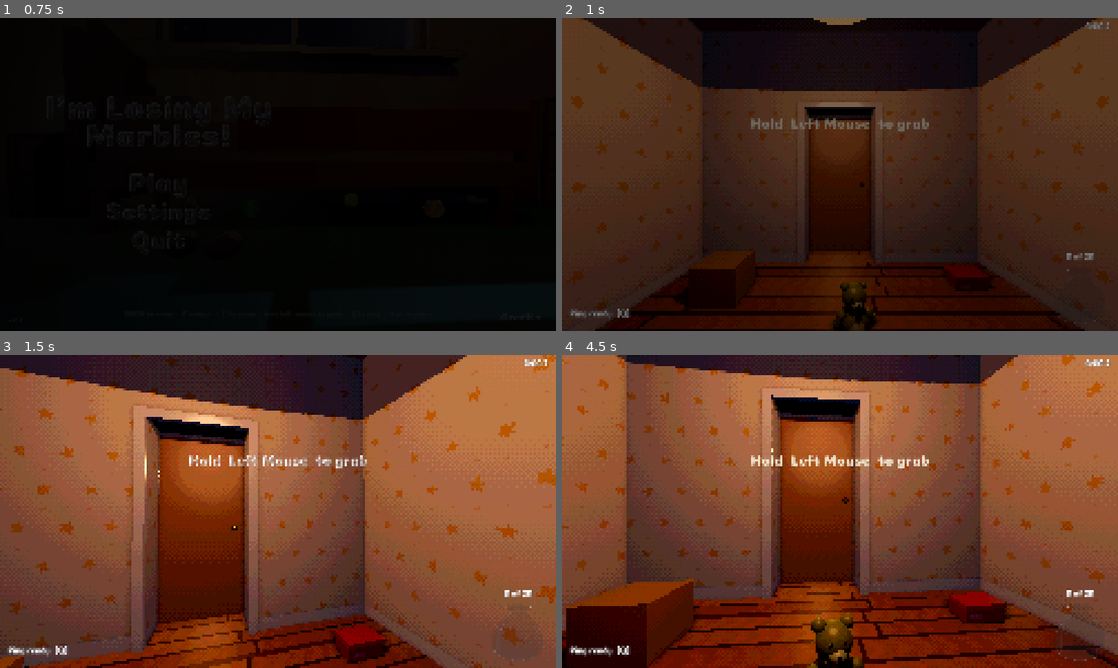
Above: before the commit, frames 1-4 (two rows, left to right).
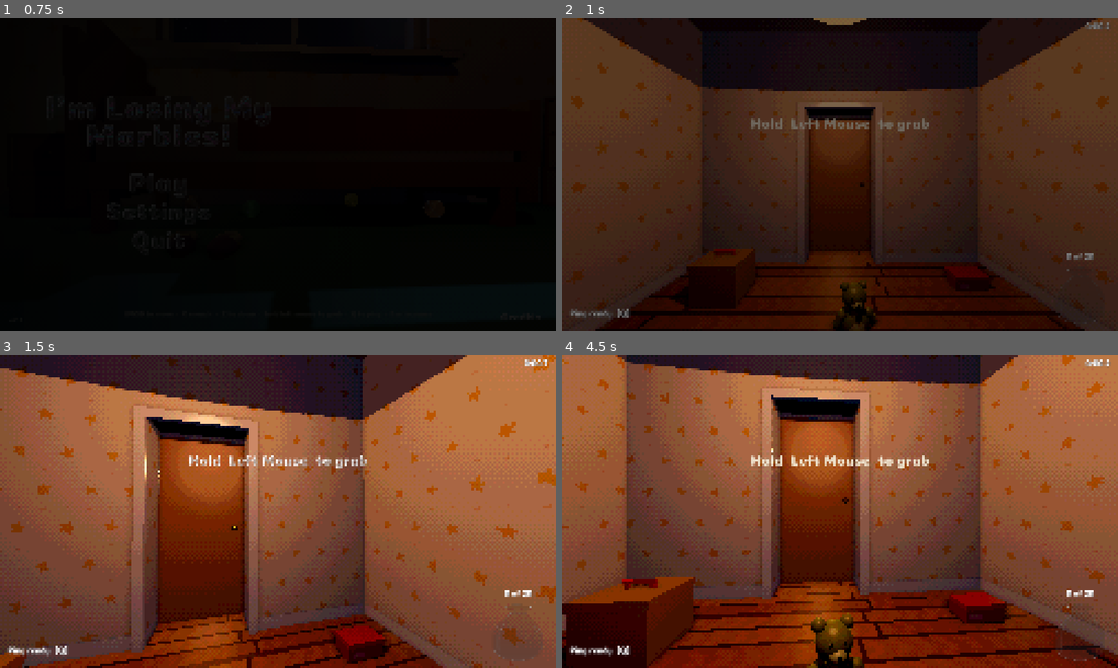
Above: after the commit, the same moments.

Repository: westo27/rummage
Game: Godot game, scene res://scenes/title.tscn
Same seed, same stepped clock (60 frames per second), same inputs: the game is played once before the commit and once after it.
Inputs (mouse positions are in pixels of both pictures, inside the frame that each line leads up to):
- Up to frame 1 (0.75 s): click (155, 183) at 0.5 s
- Up to frame 2 (1 s): no input
- Up to frame 3 (1.5 s): tap Enter at 1.25 s; move the mouse to (305, 511) at 1.27 s; press the mouse at (305, 511) at 1.28 s; hold W (move_forward) from 1.28 s (still down)
- Up to frame 4 (4.5 s): keep holding W (move_forward); tap Shift (run) at 1.55, 2.1, 3.05 s; move the mouse to (812, 511) at 2.02 s; release the mouse at (812, 511) at 2.03 s; click (812, 511) at 2.3 s; move the mouse to (851, 505) at 2.77 s; hold Mouse wheel up (beam_further) 2.78-3.53 s; move the mouse to (834, 517) at 3.52 s; tap Mouse wheel down (beam_nearer) at 3.6 s; click (834, 517) at 3.8 s; tap R (restart) at 4.25 s; move the mouse to (878, 514) at 4.27 s; hold C (crouch) from 4.28 s (still down)

Frame 1 is identical in both runs. In frame 2, 0.2% of the frame differs, in the area x 19-51%, y 73-94%; in frame 3, less than 0.1%; in frame 4, 0.7%, in the area x 0-24%, y 70-95%.

Commit message:
Bins stand upright with a handled lid; the creatures that hid under them now hide inside

Diff:
--- a/scenes/landing.tscn
+++ b/scenes/landing.tscn
@@ -29,3 +29,4 @@
 
 [node name="LessonCreature" parent="." instance=ExtResource("creature")]
 transform = Transform3D(1, 0, 0, 0, 1, 0, 0, 0, 1, -3.7, 0.054, 3.35)
+hiding_box = NodePath("../LessonBin")
--- a/scenes/main_room_creatures.tscn
+++ b/scenes/main_room_creatures.tscn
@@ -26,6 +26,7 @@
 
 [node name="InToyBinA" parent="." instance=ExtResource("creature")]
 transform = Transform3D(1, 0, 0, 0, 1, 0, 0, 0, 1, -3.25, 0.054, -1.8)
+hiding_box = NodePath("../../MainRoomProps/ToyBinA")
 
 [node name="BehindBeanbag" parent="." instance=ExtResource("creature")]
 transform = Transform3D(1, 0, 0, 0, 1, 0, 0, 0, 1, -4.8, 0.054, 2)
@@ -58,6 +59,7 @@
 
 [node name="UnderBin01" parent="." instance=ExtResource("creature")]
 transform = Transform3D(1, 0, 0, 0, 1, 0, 0, 0, 1, -1.2, 0.054, 1.55)
+hiding_box = NodePath("../../MainRoomProps/Bin01")
 
 [node name="InChestBottom" parent="." instance=ExtResource("creature")]
 drawer_furniture = NodePath("../../MainRoomProps/ChestOfDrawers")
@@ -65,6 +67,7 @@
 
 [node name="UnderBin03" parent="." instance=ExtResource("creature")]
 transform = Transform3D(1, 0, 0, 0, 1, 0, 0, 0, 1, 4.65, 0.054, 1.5)
+hiding_box = NodePath("../../MainRoomProps/Bin03")
 
 [node name="BehindPicture" parent="." instance=ExtResource("creature")]
 transform = Transform3D(1, 0, 0, 0, 1, 0, 0, 0, 1, -5.21, 1.386, 1.5)
--- a/scenes/props/bin.tscn
+++ b/scenes/props/bin.tscn
@@ -1,9 +1,16 @@
 [gd_scene format=3]
 
-[ext_resource type="Script" path="res://scripts/prop.gd" id="1_prop"]
+[ext_resource type="Script" path="res://scripts/lidded_box.gd" id="1_box"]
+[ext_resource type="Script" path="res://scripts/prop.gd" id="2_prop"]
 
 [sub_resource type="StandardMaterial3D" id="Mat"]
 albedo_color = Color(0.55, 0.82, 0.22, 1)
+
+[sub_resource type="StandardMaterial3D" id="Mat_inside"]
+albedo_color = Color(0.38, 0.6, 0.15, 1)
+
+[sub_resource type="StandardMaterial3D" id="Mat_handle"]
+albedo_color = Color(0.97, 0.82, 0.25, 1)
 
 [sub_resource type="BoxMesh" id="Mesh_0"]
 size = Vector3(0.03, 0.35, 0.4)
@@ -23,12 +30,42 @@
 [sub_resource type="BoxShape3D" id="Shape_2"]
 size = Vector3(0.34, 0.03, 0.34)
 
+[sub_resource type="BoxMesh" id="Mesh_LidTop"]
+size = Vector3(0.416, 0.02, 0.416)
+
+[sub_resource type="BoxShape3D" id="Shape_LidTop"]
+size = Vector3(0.416, 0.02, 0.416)
+
+[sub_resource type="BoxMesh" id="Mesh_SkirtLong"]
+size = Vector3(0.416, 0.03, 0.006)
+
+[sub_resource type="BoxShape3D" id="Shape_SkirtLong"]
+size = Vector3(0.416, 0.03, 0.006)
+
+[sub_resource type="BoxMesh" id="Mesh_SkirtEnd"]
+size = Vector3(0.006, 0.03, 0.404)
+
+[sub_resource type="BoxShape3D" id="Shape_SkirtEnd"]
+size = Vector3(0.006, 0.03, 0.404)
+
+[sub_resource type="BoxMesh" id="Mesh_Post"]
+size = Vector3(0.025, 0.035, 0.025)
+
+[sub_resource type="BoxShape3D" id="Shape_Post"]
+size = Vector3(0.025, 0.035, 0.025)
+
+[sub_resource type="BoxMesh" id="Mesh_Bar"]
+size = Vector3(0.19, 0.022, 0.03)
+
+[sub_resource type="BoxShape3D" id="Shape_Bar"]
+size = Vector3(0.19, 0.022, 0.03)
+
 [node name="Bin" type="RigidBody3D"]
 collision_layer = 4
 collision_mask = 7
-mass = 2.5
+mass = 2.0
 continuous_cd = true
-script = ExtResource("1_prop")
+script = ExtResource("1_box")
 hold_radius = 0.3
 impact_material = 4
 tint_variation = 0.25
@@ -69,11 +106,91 @@
 transform = Transform3D(1, 0, 0, 0, 1, 0, 0, 0, 1, 0, 0, 0.185)
 shape = SubResource("Shape_1")
 
-[node name="Mesh4" type="MeshInstance3D" parent="."]
-transform = Transform3D(1, 0, 0, 0, 1, 0, 0, 0, 1, 0, 0.16, 0)
+[node name="Floor" type="MeshInstance3D" parent="."]
+transform = Transform3D(1, 0, 0, 0, 1, 0, 0, 0, 1, 0, -0.16, 0)
 mesh = SubResource("Mesh_2")
+material_override = SubResource("Mat_inside")
+
+[node name="FloorShape" type="CollisionShape3D" parent="."]
+transform = Transform3D(1, 0, 0, 0, 1, 0, 0, 0, 1, 0, -0.16, 0)
+shape = SubResource("Shape_2")
+
+[node name="Lid" type="RigidBody3D" parent="."]
+transform = Transform3D(1, 0, 0, 0, 1, 0, 0, 0, 1, 0, 0.185, 0)
+collision_layer = 4
+collision_mask = 7
+mass = 0.5
+continuous_cd = true
+script = ExtResource("2_prop")
+hold_radius = 0.25
+impact_material = 4
+
+[node name="Top" type="MeshInstance3D" parent="Lid"]
 material_override = SubResource("Mat")
+mesh = SubResource("Mesh_LidTop")
 
-[node name="Shape4" type="CollisionShape3D" parent="."]
-transform = Transform3D(1, 0, 0, 0, 1, 0, 0, 0, 1, 0, 0.16, 0)
-shape = SubResource("Shape_2")
+[node name="TopShape" type="CollisionShape3D" parent="Lid"]
+shape = SubResource("Shape_LidTop")
+
+[node name="SkirtFront" type="MeshInstance3D" parent="Lid"]
+transform = Transform3D(1, 0, 0, 0, 1, 0, 0, 0, 1, 0, -0.025, 0.205)
+material_override = SubResource("Mat")
+mesh = SubResource("Mesh_SkirtLong")
+
+[node name="SkirtFrontShape" type="CollisionShape3D" parent="Lid"]
+transform = Transform3D(1, 0, 0, 0, 1, 0, 0, 0, 1, 0, -0.025, 0.205)
+shape = SubResource("Shape_SkirtLong")
+
+[node name="SkirtBack" type="MeshInstance3D" parent="Lid"]
+transform = Transform3D(1, 0, 0, 0, 1, 0, 0, 0, 1, 0, -0.025, -0.205)
+material_override = SubResource("Mat")
+mesh = SubResource("Mesh_SkirtLong")
+
+[node name="SkirtBackShape" type="CollisionShape3D" parent="Lid"]
+transform = Transform3D(1, 0, 0, 0, 1, 0, 0, 0, 1, 0, -0.025, -0.205)
+shape = SubResource("Shape_SkirtLong")
+
+[node name="SkirtLeft" type="MeshInstance3D" parent="Lid"]
+transform = Transform3D(1, 0, 0, 0, 1, 0, 0, 0, 1, -0.205, -0.025, 0)
+material_override = SubResource("Mat")
+mesh = SubResource("Mesh_SkirtEnd")
+
+[node name="SkirtLeftShape" type="CollisionShape3D" parent="Lid"]
+transform = Transform3D(1, 0, 0, 0, 1, 0, 0, 0, 1, -0.205, -0.025, 0)
+shape = SubResource("Shape_SkirtEnd")
+
+[node name="SkirtRight" type="MeshInstance3D" parent="Lid"]
+transform = Transform3D(1, 0, 0, 0, 1, 0, 0, 0, 1, 0.205, -0.025, 0)
+material_override = SubResource("Mat")
+mesh = SubResource("Mesh_SkirtEnd")
+
+[node name="SkirtRightShape" type="CollisionShape3D" parent="Lid"]
+transform = Transform3D(1, 0, 0, 0, 1, 0, 0, 0, 1, 0.205, -0.025, 0)
+shape = SubResource("Shape_SkirtEnd")
+
+[node name="HandlePostL" type="MeshInstance3D" parent="Lid"]
+transform = Transform3D(1, 0, 0, 0, 1, 0, 0, 0, 1, -0.075, 0.0275, 0)
+material_override = SubResource("Mat_handle")
+mesh = SubResource("Mesh_Post")
+
+[node name="HandlePostLShape" type="CollisionShape3D" parent="Lid"]
+transform = Transform3D(1, 0, 0, 0, 1, 0, 0, 0, 1, -0.075, 0.0275, 0)
+shape = SubResource("Shape_Post")
+
+[node name="HandlePostR" type="MeshInstance3D" parent="Lid"]
+transform = Transform3D(1, 0, 0, 0, 1, 0, 0, 0, 1, 0.075, 0.0275, 0)
+material_override = SubResource("Mat_handle")
+mesh = SubResource("Mesh_Post")
+
+[node name="HandlePostRShape" type="CollisionShape3D" parent="Lid"]
+transform = Transform3D(1, 0, 0, 0, 1, 0, 0, 0, 1, 0.075, 0.0275, 0)
+shape = SubResource("Shape_Post")
+
+[node name="HandleBar" type="MeshInstance3D" parent="Lid"]
+transform = Transform3D(1, 0, 0, 0, 1, 0, 0, 0, 1, 0, 0.056, 0)
+material_override = SubResource("Mat_handle")
+mesh = SubResource("Mesh_Bar")
+
+[node name="HandleBarShape" type="CollisionShape3D" parent="Lid"]
+transform = Transform3D(1, 0, 0, 0, 1, 0, 0, 0, 1, 0, 0.056, 0)
+shape = SubResource("Shape_Bar")
--- a/scenes/side_room_creatures.tscn
+++ b/scenes/side_room_creatures.tscn
@@ -6,12 +6,14 @@
 
 [node name="InSideBinNE" parent="." instance=ExtResource("creature")]
 transform = Transform3D(1, 0, 0, 0, 1, 0, 0, 0, 1, 7.75, 0.054, -0.85)
+hiding_box = NodePath("../../SideRoomProps/SideBinNE")
 
 [node name="BehindSideBeanbag" parent="." instance=ExtResource("creature")]
 transform = Transform3D(1, 0, 0, 0, 1, 0, 0, 0, 1, 5.42, 0.054, 1.3)
 
 [node name="UnderSideBinSE" parent="." instance=ExtResource("creature")]
 transform = Transform3D(1, 0, 0, 0, 1, 0, 0, 0, 1, 7.85, 0.054, 0.95)
+hiding_box = NodePath("../../SideRoomProps/SideBinSE")
 
 [node name="BehindSideBag" parent="." instance=ExtResource("creature")]
 transform = Transform3D(1, 0, 0, 0, 1, 0, 0, 0, 1, 8.22, 0.054, 0)
--- a/tests/check_boxes.gd
+++ b/tests/check_boxes.gd
@@ -51,7 +51,7 @@
 	_check("the beam holds the lid, not the box", _beam.held == sorter.lid, "")
 	var sorter_at: Vector3 = sorter.global_position
 	for i in 30:
-		_aim_at(top + Vector3(0.0, 0.02 * i, 0.0))
+		_lift_to(top + Vector3(0.0, 0.02 * i, 0.0))
 		await get_tree().physics_frame
 	await _wait(0.3)
 	_check("lid lifted off", not sorter.lid_on(), "")
@@ -64,6 +64,35 @@
 	var away: float = Vector2(in_sorter.global_position.x - sorter.global_position.x,
 		in_sorter.global_position.z - sorter.global_position.z).length()
 	_check("it got out of the box", away > 0.15, "%.2f m from the box" % away)
+
+	# --- A bin: grab its lid by the handle and lift it off ---
+	var bin := props.get_node("Bin01") as LiddedBox
+	var in_bin := _main.get_node("MainRoomCreatures/UnderBin01") as Creature
+	var bin_local: Vector3 = bin.to_local(in_bin.global_position)
+	_check("bin is upright with its lid on", bin.lid_on() and bin.global_basis.y.dot(Vector3.UP) > 0.99, "")
+	_check("bin creature hides inside it", in_bin.state == Creature.State.HIDDEN
+		and absf(bin_local.x) < 0.05 and absf(bin_local.z) < 0.05 and bin_local.y < 0.0, "local %s" % bin_local)
+	_player.global_position = bin.global_position + Vector3(0.0, -0.13, -1.2)
+	_player.reset_physics_interpolation()
+	var handle: Vector3 = (bin.lid.get_node("HandleBar") as Node3D).global_position
+	_aim_at(handle)
+	await _wait(0.1)
+	_beam._grab_armed = true
+	_beam._grab(bin.lid, handle)
+	var bin_at: Vector3 = bin.global_position
+	for i in 30:
+		_lift_to(handle + Vector3(0.0, 0.02 * i, 0.0))
+		await get_tree().physics_frame
+	await _wait(0.3)
+	_check("bin lid lifted off by its handle", not bin.lid_on(), "")
+	_check("the bin stays on the floor", absf(bin.global_position.y - bin_at.y) < 0.02, "")
+	_check("its creature pops out", in_bin.state != Creature.State.HIDDEN, "state=%s" % in_bin.state)
+	_beam._release()
+	_beam._grab_armed = false
+	await _wait(2.0)
+	var bin_away: float = Vector2(in_bin.global_position.x - bin.global_position.x,
+		in_bin.global_position.z - bin.global_position.z).length()
+	_check("it climbs out of the bin", bin_away > 0.25, "%.2f m from the bin" % bin_away)
 
 	# --- Tip the lower shoe box over (lid still on): its creature gets out ---
 	high.global_position += Vector3(0.0, 0.0, -0.8)
@@ -99,3 +128,10 @@
 	if not ok:
 		_failures += 1
 	print("%s  %s  (%s)" % ["PASS" if ok else "FAIL", label, detail])
+
+
+## Points the beam's hold point at `target`: straight up, as a careful
+## player would lift, rather than swinging out in an arc.
+func _lift_to(target: Vector3) -> void:
+	_aim_at(target)
+	_beam._hold_distance = (target - (_beam.get_parent() as Node3D).global_position).length()
--- a/tests/check_stage3.gd
+++ b/tests/check_stage3.gd
@@ -73,11 +73,13 @@
 	# box room so it doesn't run under it and out of sight.
 	var table := _props.get_node("Table") as RigidBody3D
 	table.global_position = Vector3(6.8, 0.39, 0.0)
-	# Bin and creature move together to the bedroom floor, lined up with the
-	# doorway so the creature has a long run west into the playroom.
-	var crate: Prop = _props.get_node("ToyBinA")
-	var under: Creature = _creatures.get_node("InToyBinA")
-	crate.global_position = Vector3(2.0, 0.18, -0.3)
+	# An empty bin, lid set aside, goes upside down over a creature on the
+	# bedroom floor, lined up with the doorway so the creature has a long run
+	# west into the playroom.
+	var crate := _props.get_node("Bin09") as LiddedBox
+	var under: Creature = _creatures.get_node("BehindBeanbag")
+	crate.lid.global_position = Vector3(2.6, 0.02, 0.9)
+	crate.global_transform = Transform3D(Basis(Vector3.RIGHT, PI), Vector3(2.0, 0.18, -0.3))
 	under.global_position = Vector3(2.0, 0.09, -0.3)
 	under._covers = {crate: crate.global_transform}
 	_player.global_position = Vector3(3.9, 0.05, -0.3)
--- a/tests/check_tutorial.gd
+++ b/tests/check_tutorial.gd
@@ -69,12 +69,12 @@
 	await _wait(0.6)
 	_check("hint moves on to finding it", _hud.hint_text() == Tutorial.HINTS[Tutorial.Step.FIND], "'%s'" % _hud.hint_text())
 
-	# Lift the bin off it (as the beam would) and it's out.
-	var bin: Prop = _main.get_node("Landing/LessonBin")
-	bin.global_position += Vector3(0, 0.8, 0)
-	bin.freeze = true
-	await _wait(1.0)
-	_check("lifting the bin finds it", creature.state != Creature.State.HIDDEN, "%s" % creature.state)
+	# Lift the bin's lid off (as the beam would) and it's out.
+	var bin := _main.get_node("Landing/LessonBin") as LiddedBox
+	bin.lid.global_position += Vector3(0, 0.8, 0)
+	bin.lid.freeze = true
+	await _wait(1.0)
+	_check("lifting the lid finds it", creature.state != Creature.State.HIDDEN, "%s" % creature.state)
 	_check("hint moves on to catching", _hud.hint_text() == Tutorial.HINTS[Tutorial.Step.CATCH], "'%s'" % _hud.hint_text())
 	_check("the door is still shut", absf((_main.get_node("House/LandingDoor/Door") as Node3D).rotation.y) < 0.01, "")
 
Not shown, changed: NOTES.md
